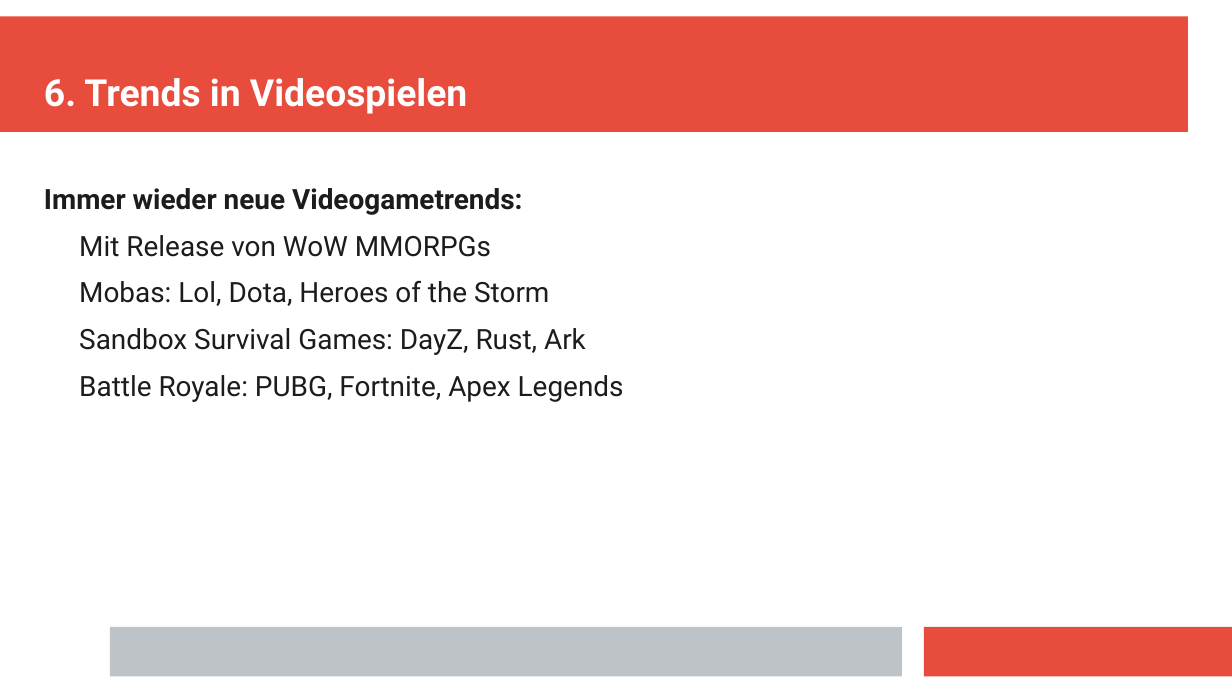
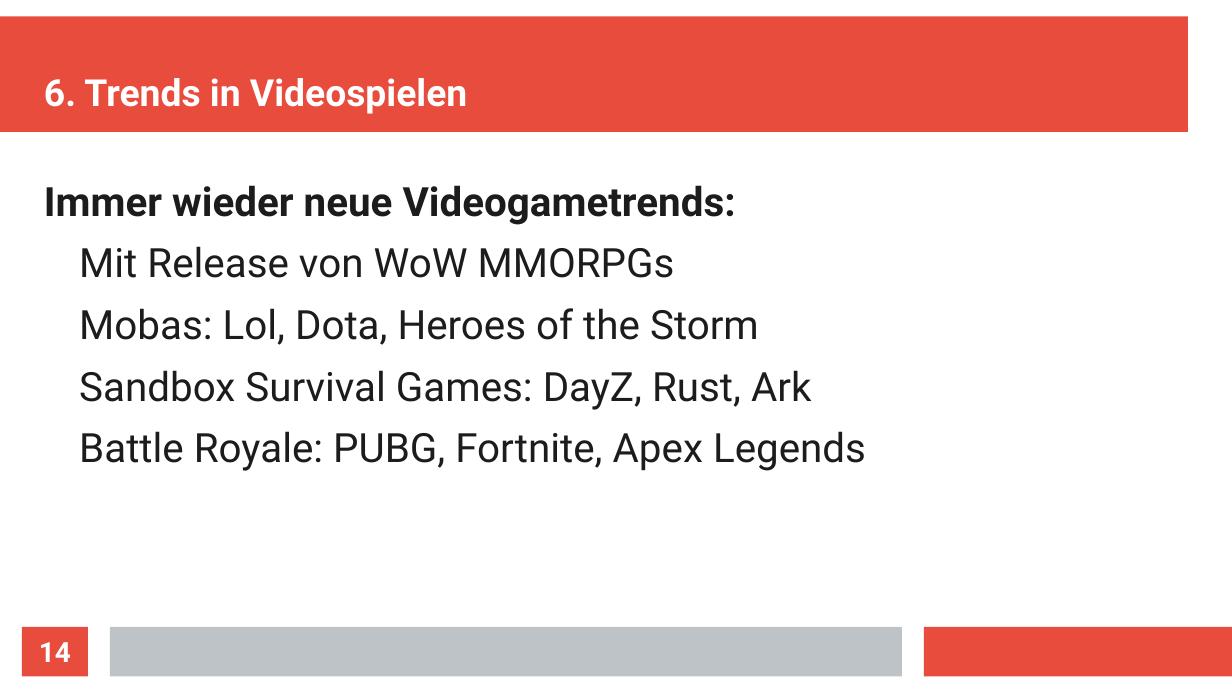
Before and after one commit to Aureumignis/UniStuff, a slide deck: slide 14 of WISE2020/HTiESD/HTiEDS_Praesentation.odp. Drawn at 1232x693 pixels with LibreOffice and Linux fonts; fonts in the diff are those of the drawing. Boxes give left, top, right and bottom in pixels: in the first picture for what was removed or moved away, otherwise in the second. Text is boxed around its words. In the diff, an @@ line names an element or a change of style, - is before the commit and + after.

```diff
--- a/WISE2020/HTiESD/HTiEDS_Praesentation.odp
+++ b/WISE2020/HTiESD/HTiEDS_Praesentation.odp
@@ text "Immer wieder neue Videogametrends:" at [44,185,866,471]: size 18 to 26 pt @@
@@ page number added at [22,627,88,676], fill #E74C3C, 18 pt, text #FFFFFF, bold @@
+14
```
Also in this commit, not shown: 14 other slides changed, 2 slides added, 3 slides removed.
